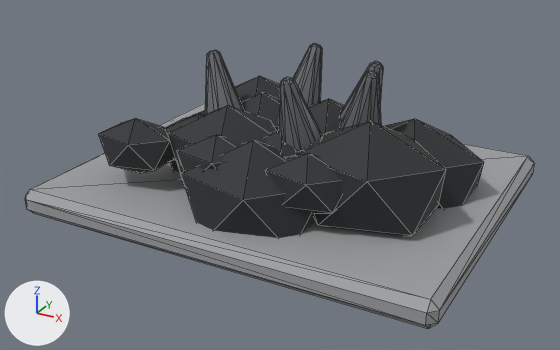
The glTF model public/assets/harthmere/glb/gathering_nodes/bandit_ridge_coal_seam/bandit_ridge_coal_seam.glb: old version first, new version second.
One viewpoint serves both versions: a 50 mm lens placed at (1.83, -3.46, 1.83), pointed at (-0.01, -0.12, 0.16). The axes (+X, +Y, +Z) are drawn at lower left. The lights are the same throughout. The older version comes first. Mesh edges are drawn as thin lines. Vertices at exactly the same position are counted once.
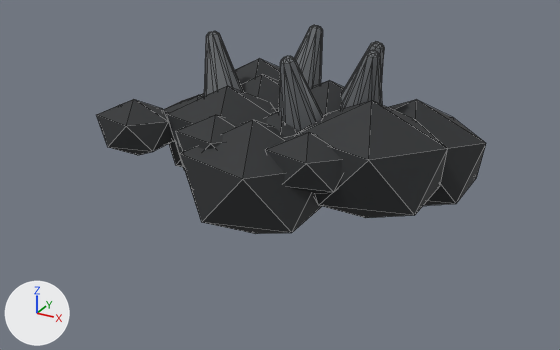
Changed parts and their boxes [x1, y1, x2, y2] in the pictures (560 x 350 px; the box of a moved part takes in the faces that stretch with it):
'Mesh_0', reshaped, moved, rescaled (24% narrower, 27% shorter): before [25, 43, 535, 328]; after [97, 25, 486, 234]
part 1 of me_mesh_0, moved or reshaped: before [279, 77, 323, 150]; after [341, 50, 382, 109]
part 2 of me_mesh_0, moved or reshaped: before [205, 50, 244, 114]; after [204, 31, 243, 96]
part 3 of me_mesh_0, added: after [279, 56, 323, 131]
part 4 of me_mesh_0, added: after [341, 42, 384, 101]
part 5 of me_mesh_0, added (black): after [235, 59, 280, 84]
part 6 of me_mesh_0, added (black): after [180, 120, 322, 234]
part 7 of me_mesh_0, added (black): after [310, 80, 345, 116]
part 8 of me_mesh_0, added (mostly hidden): after [169, 93, 204, 167]
part 9 of me_mesh_0, added (black): after [296, 100, 448, 218]
part 10 of me_mesh_0, added (black): after [167, 86, 277, 170]
part 11 of me_mesh_0, added (black): after [388, 100, 486, 206]
part 12 of me_mesh_0, added (black): after [240, 74, 280, 111]
part 13 of me_mesh_0, added (black): after [97, 99, 174, 155]
part 14 of me_mesh_0, added: after [163, 95, 203, 143]
part 15 of me_mesh_0, added (black): after [176, 115, 237, 152]
part 16 of me_mesh_0, added: after [267, 111, 301, 137]
part 17 of me_mesh_0, added (black): after [266, 132, 342, 193]
part 18 of me_mesh_0, added: after [295, 25, 323, 88]
part 19 of me_mesh_0, deleted: before [25, 43, 535, 328]
part 20 of me_mesh_0, deleted (black): before [235, 76, 280, 102]

Patch to the scene script:
```diff
--- a/public/assets/harthmere/glb/gathering_nodes/bandit_ridge_coal_seam/bandit_ridge_coal_seam.glb.py
+++ b/public/assets/harthmere/glb/gathering_nodes/bandit_ridge_coal_seam/bandit_ridge_coal_seam.glb.py
@@ me_mesh_0 @@
 # used by ob_mesh_0; location = (-1.125, 0.9, -0.102); scale = (0.000137, 0.000137, 0.000137)
-me_mesh_0.from_pydata(...)  # 416 vertices, 744 faces; spans x 0.0..16383.0, y -13106.0..0.0, z 0.0..6412.0
+me_mesh_0.from_pydata(...)  # 392 vertices, 700 faces; spans x 0.0..16383.0, y -11185.0..0.0, z 0.0..7740.0
+# me_mesh_0 part 1: the loose piece of 40 vertices spanning x 8665.0..10234.0, y -9146.0..-7491.0, z 3645.0..6412.0 is multiplied about its middle by the matrix ((0.457, -1.118, 0.0), (1.118, 0.456, 0.0), (0.0, 0.0, 1.207)), then moved by (1618.0, 4275.0, 1042.0)
+# me_mesh_0 part 2: the loose piece of 40 vertices spanning x 4683.0..6324.0, y -8056.0..-6453.0, z 3645.0..6412.0 is multiplied about its middle by the matrix ((1.207, 0.0, 0.0), (0.0, 1.207, 0.0), (0.0, 0.0, 1.207)), then moved by (-1132.0, 2133.0, 1042.0)
+# me_mesh_0 part 3: the loose piece of 40 vertices spanning x 4683.0..6324.0, y -8056.0..-6453.0, z 3645.0..6412.0 is copied, and the copy is multiplied about its middle by the matrix ((-0.155, -1.197, 0.0), (1.197, -0.156, 0.0), (0.0, 0.0, 1.207)), then moved by (3638.0, 882.0, 1042.0); it spans x 8188.0..10082.0, y -7404.0..-5406.0, z 4401.0..7740.0
+# me_mesh_0 part 4: the loose piece of 40 vertices spanning x 8665.0..10234.0, y -9146.0..-7491.0, z 3645.0..6412.0 is copied, and the copy is multiplied about its middle by the matrix ((-0.155, -1.197, 0.0), (1.197, -0.156, 0.0), (0.0, 0.0, 1.207)), then moved by (1053.0, 5429.0, 1042.0); it spans x 9494.0..11525.0, y -3869.0..-1930.0, z 4401.0..7740.0
+# me_mesh_0 part 5: a new loose piece, an icosphere of 20 faces spanning x 1793.0..7611.0, y -4537.0..0.0, z 1283.0..5967.0, in mat_bandit_ridge_coal_seam_dark (black #282a2c)
+# me_mesh_0 part 6: a new loose piece, an icosphere of 20 faces spanning x 4810.0..11414.0, y -11185.0..-6035.0, z 0.0..5316.0, in mat_bandit_ridge_coal_seam_dark (black #282a2c)
+# me_mesh_0 part 7: a new loose piece, an icosphere of 20 faces spanning x 6389.0..11421.0, y -4984.0..-1060.0, z 1600.0..5650.0, in mat_bandit_ridge_coal_seam_dark (black #282a2c)
+# me_mesh_0 part 8: a new loose piece, an icosphere of 20 faces spanning x 810.0..6628.0, y -7049.0..-2512.0, z 316.0..5000.0, in mat_bandit_ridge_coal_seam_dark (black #282a2c)
+# me_mesh_0 part 9: a new loose piece, an icosphere of 20 faces spanning x 9194.0..15798.0, y -9203.0..-4053.0, z 967.0..6283.0, in mat_bandit_ridge_coal_seam_dark (black #282a2c)
+# me_mesh_0 part 10: a new loose piece, an icosphere of 20 faces spanning x 2860.0..8678.0, y -9167.0..-4630.0, z 1283.0..5967.0, in mat_bandit_ridge_coal_seam_dark (black #282a2c)
+# me_mesh_0 part 11: a new loose piece, an icosphere of 20 faces spanning x 9779.0..16383.0, y -5389.0..-238.0, z 0.0..5316.0, in mat_bandit_ridge_coal_seam_dark (black #282a2c)
+# me_mesh_0 part 12: a new loose piece, an icosphere of 20 faces spanning x 3157.0..8189.0, y -5620.0..-1696.0, z 1600.0..5650.0, in mat_bandit_ridge_coal_seam_dark (black #282a2c)
+# me_mesh_0 part 13: a new loose piece, an icosphere of 20 faces spanning x 0.0..3805.0, y -9986.0..-7354.0, z 2535.0..5242.0, in mat_bandit_ridge_coal_seam_dark (black #282a2c)
+# me_mesh_0 part 14: a new loose piece, an icosphere of 20 faces spanning x 2198.0..6003.0, y -8052.0..-5420.0, z 2535.0..5242.0, in mat_bandit_ridge_coal_seam_dark (black #282a2c)
+# me_mesh_0 part 15: a new loose piece, an icosphere of 20 faces spanning x 4395.0..8200.0, y -9986.0..-7354.0, z 2535.0..5242.0, in mat_bandit_ridge_coal_seam_dark (black #282a2c)
+# me_mesh_0 part 16: a new loose piece, an icosphere of 20 faces spanning x 6593.0..10398.0, y -8052.0..-5420.0, z 2535.0..5242.0, in mat_bandit_ridge_coal_seam_dark (black #282a2c)
+# me_mesh_0 part 17: a new loose piece, an icosphere of 20 faces spanning x 8790.0..12595.0, y -9986.0..-7354.0, z 2535.0..5242.0, in mat_bandit_ridge_coal_seam_dark (black #282a2c)
+# me_mesh_0 part 18: a new loose piece of 40 vertices spanning x 5950.0..7894.0, y -2958.0..-1027.0, z 4401.0..7740.0, in mat_bandit_ridge_coal_seam_accent (grey #6c6f73)
+# me_mesh_0 part 19: 19 loose pieces with 324 vertices, spanning x 0.0..16383.0, y -13106.0..0.0, z 0.0..6412.0, are deleted
+# me_mesh_0 part 20: 12 vertices removed from x 3368.0..8187.0, y -6771.0..-3012.0, z 1063.0..4943.0
+# other edits to the shape of me_mesh_0 do not show in these pictures
 me_mesh_0.materials.append(mat_bandit_ridge_coal_seam_accent)
 me_mesh_0.materials.append(mat_bandit_ridge_coal_seam_dark)
-me_mesh_0.materials.append(mat_bandit_ridge_coal_seam_stone)  # grey #9ea0a2
@@ ob_mesh_0 @@
 ob_mesh_0 = bpy.data.objects.new('Mesh_0', me_mesh_0)
-ob_mesh_0.location = (-1.125, 0.9, -0.102)
-ob_mesh_0.scale = (0.000137, 0.000137, 0.000137)
+ob_mesh_0.location = (-0.866, 0.486, 0.0)
+ob_mesh_0.scale = (0.000114, 0.000114, 0.000114)
```
